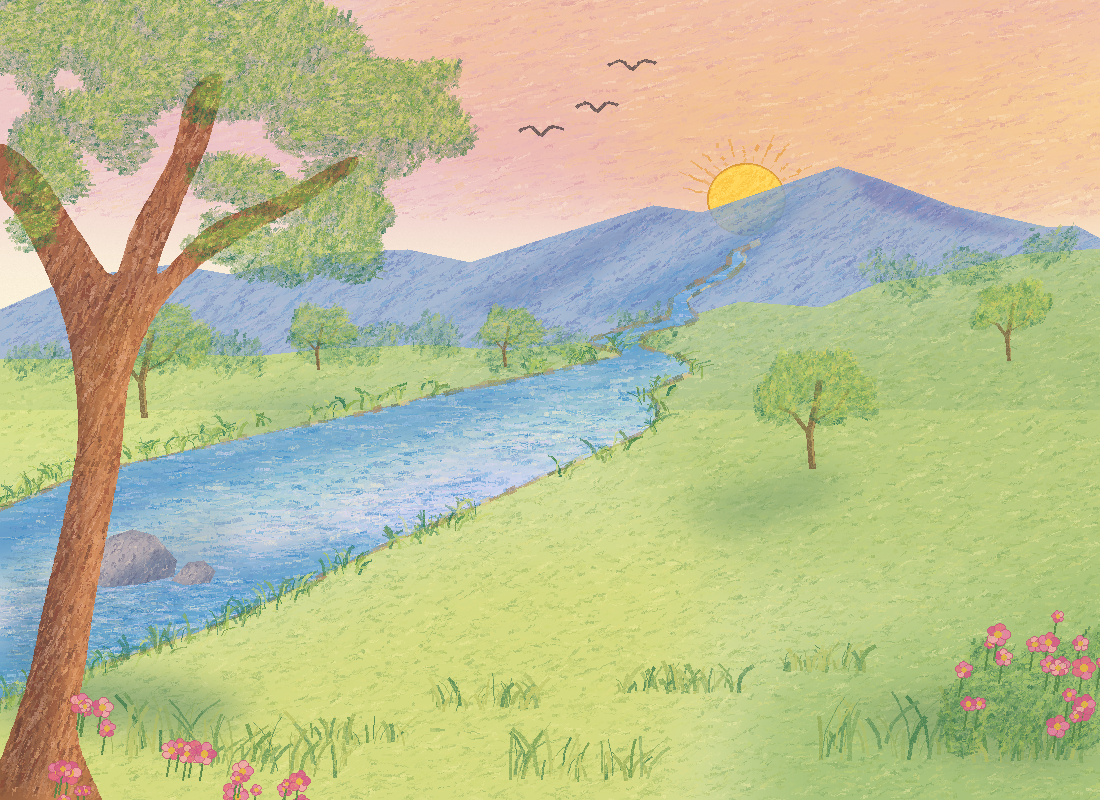
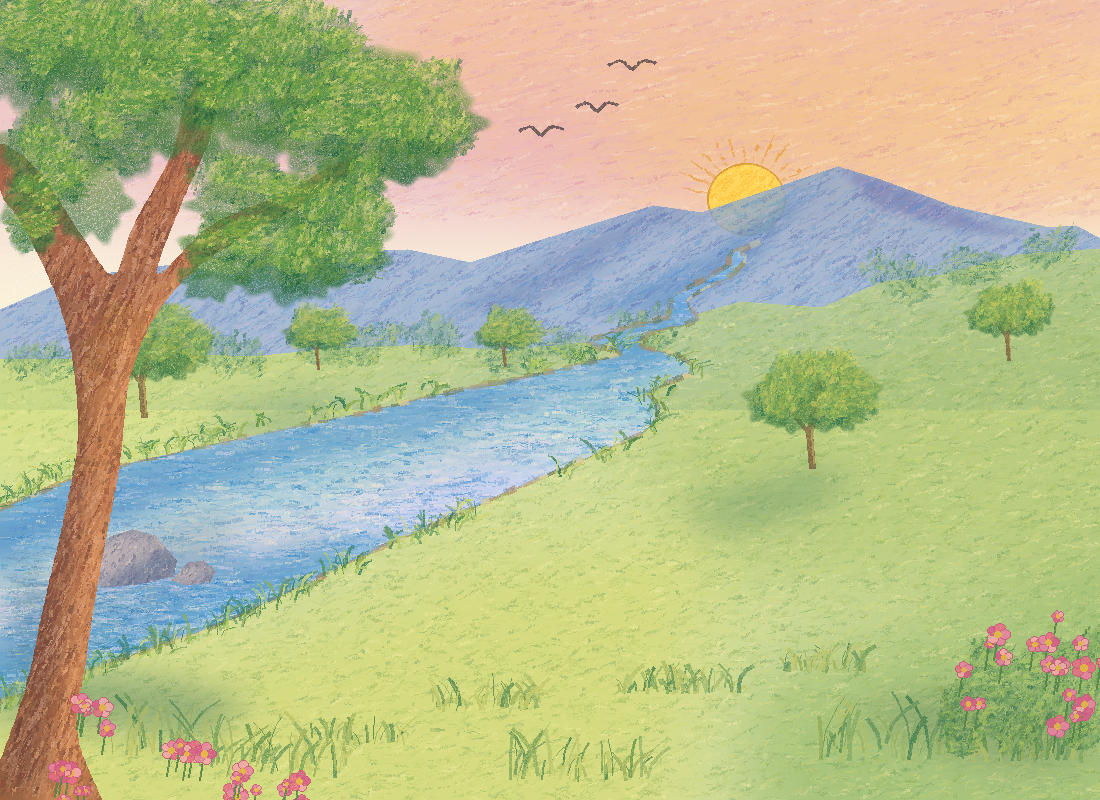
Revision of a layered 1100 x 800 image; what changed, layer by layer:
painted on "Yellow-green leaf marks" over [0, 0, 512, 320]
painted on "Canopy shadow marks" over [0, 0, 512, 320]
painted on "Willow canopies" over [74, 277, 1057, 436]
